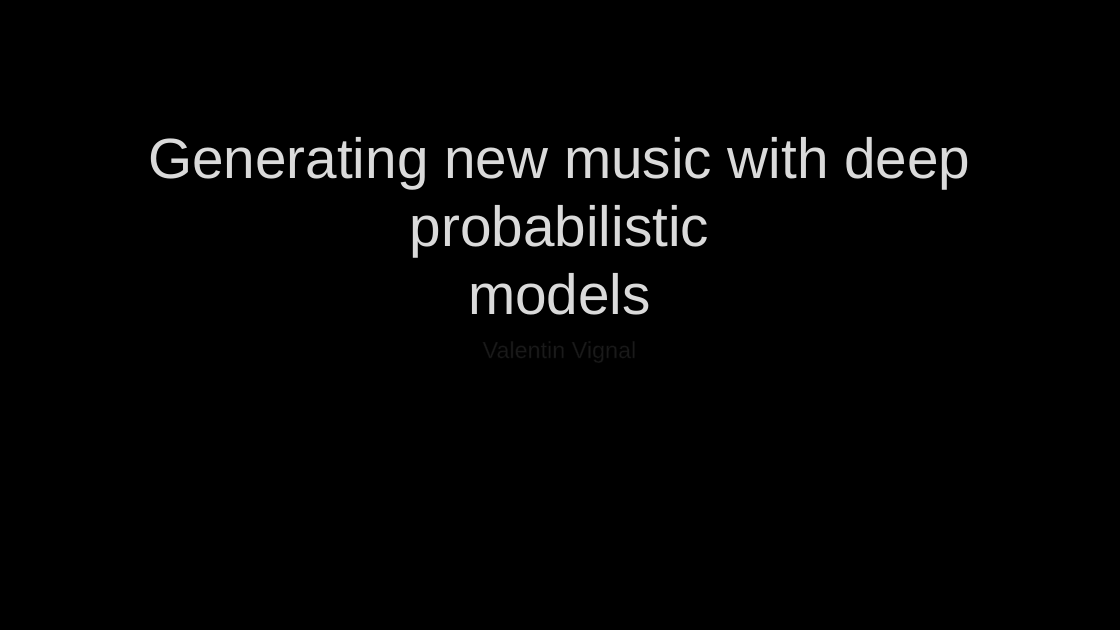
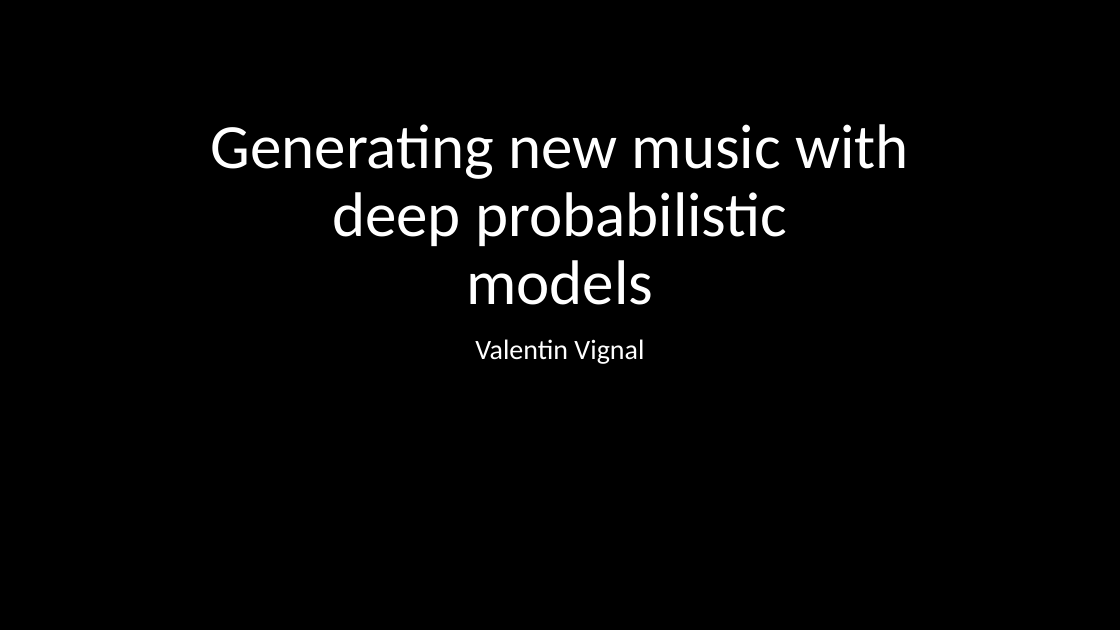
Before and after one commit to ValentinVignal/Dissertation-Report, a slide deck: slide 1 of Presentation/Presentation.pptx. Drawn at 1120x630 pixels with LibreOffice and Linux fonts; fonts in the diff are those of the drawing; background and template pictures are left out. Boxes give left, top, right and bottom in pixels: in the first picture for what was removed or moved away, otherwise in the second. Text is boxed around its words. In the diff, an @@ line names an element or a change of style, - is before the commit and + after.

```diff
--- a/Presentation/Presentation.pptx
+++ b/Presentation/Presentation.pptx
@@ title "Generating new music with deep ...": place and size @@
-title "Generating new music with deep ..." at bbox=[148, 137, 970, 315]
+title "Generating new music with deep ..." at bbox=[211, 124, 909, 305]
@@ title "Generating new music with deep ..." at bbox=[211, 124, 909, 305]: size 48.6 to 54 pt, font Arial to Calibri, text colour #DADADA to #FFFFFF, letter outline #404040 0.75 pt to none; line spacing 1 to 0.9 @@
@@ subtitle "Valentin Vignal": place and size @@
-subtitle "Valentin Vignal" at bbox=[126, 331, 993, 428]
+subtitle "Valentin Vignal" at bbox=[475, 339, 644, 364]
@@ subtitle "Valentin Vignal" at bbox=[475, 339, 644, 364]: size 20 to 24 pt, font Arial to Calibri, letter outline #404040 0.75 pt to none; line spacing 1 to 0.9 @@
```
Also in this commit, not shown: 30 slides added, 1 slide removed, 15 other files.
